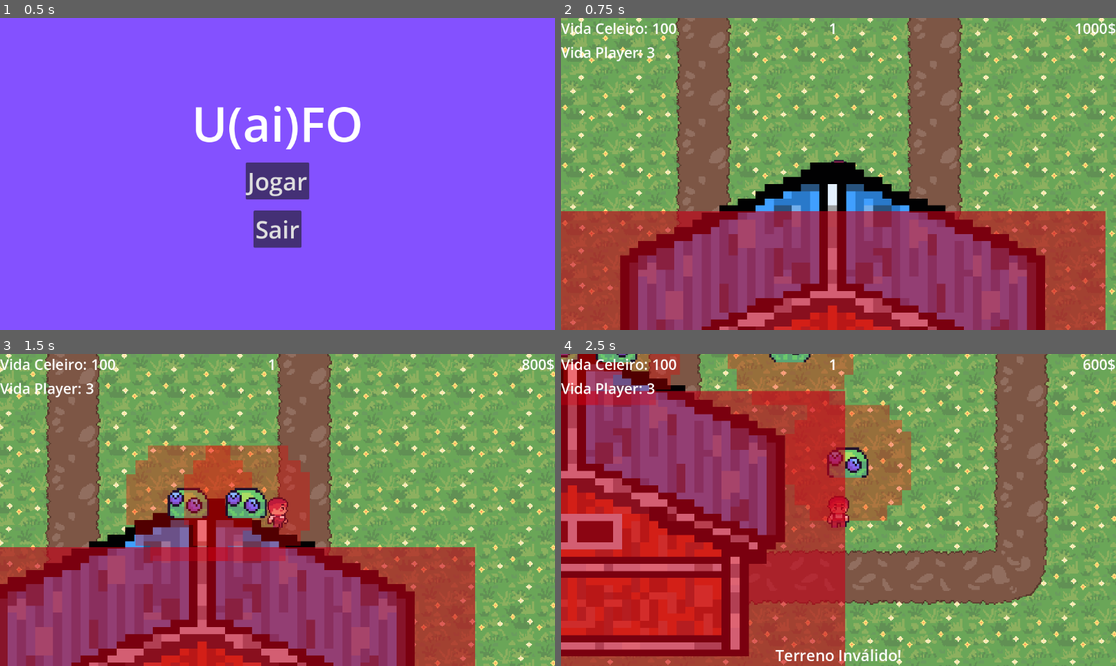
Above: before the commit, frames 1-4 (two rows, left to right).
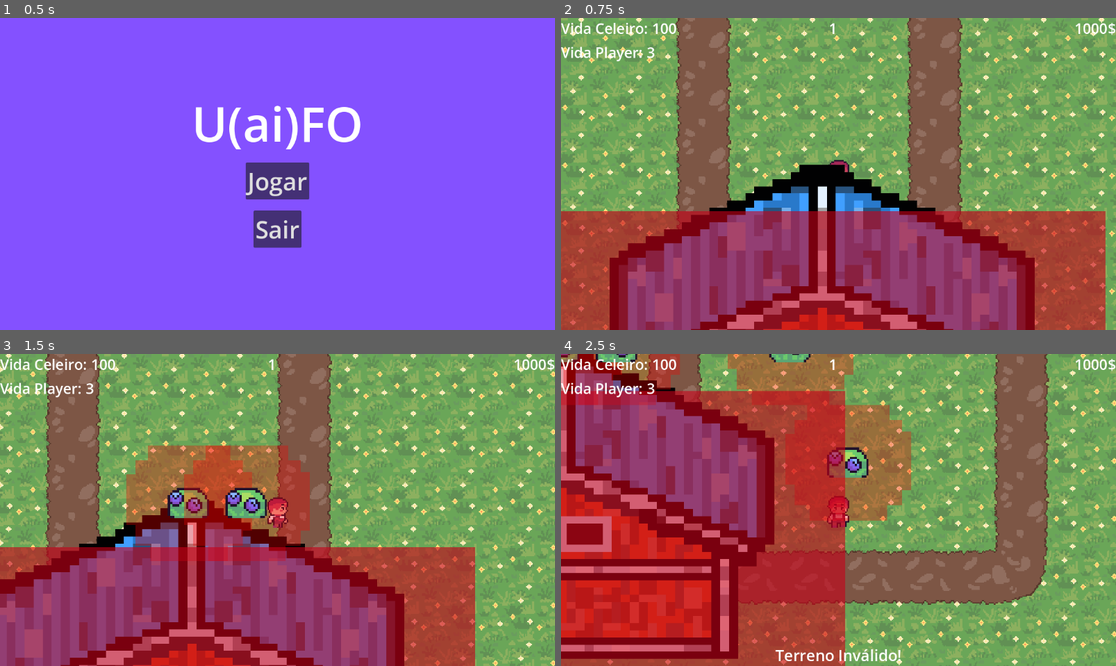
Above: after the commit, the same moments.

Repository: udagla5/UaiFO
Game: Godot game, scene res://scenes/menu.tscn
Same seed, same stepped clock (60 frames per second), same inputs: the game is played once before the commit and once after it.
Inputs (mouse positions are in pixels of both pictures, inside the frame that each line leads up to):
- Up to frame 1 (0.5 s): no input
- Up to frame 2 (0.75 s): click "Jogar" at 0.5 s
- Up to frame 3 (1.5 s): tap Enter (ui_accept) at 1.25, 1.35 s; move the mouse to (399, 494) at 1.27 s; hold Right (ui_right) from 1.28 s (still down); click (399, 494) at 1.42 s
- Up to frame 4 (2.5 s): tap Enter (ui_accept) at 1.52, 1.82, 2.27, 2.3 s; move the mouse to (727, 525) at 2.02 s; release Right (ui_right) at 2.03 s; hold Down (ui_down) from 2.03 s (still down); tap 1 at 2.1 s

Frame 1 is identical in both runs. In frame 2, 14% of the frame differs, in the area x 8-88%, y 46-100%; in frame 3, 12%; in frame 4, 16%, in the area x 0-100%, y 0-98%.

Commit message:
Feat: Sistema de tienda básica com inventário de sementes e upgrades

Diff:
--- a/project.godot
+++ b/project.godot
@@ -24,6 +24,7 @@
 enemy=""
 torres=""
 mapa=""
+player=""
 
 [input]
 
--- a/scenes/path.tscn
+++ b/scenes/path.tscn
@@ -8,6 +8,7 @@
 [ext_resource type="Texture2D" uid="uid://cog2m56pa35vf" path="res://assets/tileset.png" id="6_1kgqr"]
 [ext_resource type="PackedScene" uid="uid://dn20lo70poi8e" path="res://scenes/player.tscn" id="6_gavis"]
 [ext_resource type="Texture2D" uid="uid://cnvhcfkthrr2g" path="res://assets/celeiro.png" id="7_m0043"]
+[ext_resource type="PackedScene" uid="uid://d2o7747mcwqpl" path="res://scenes/tienda.tscn" id="9_oyo42"]
 
 [sub_resource type="TileSetAtlasSource" id="TileSetAtlasSource_wvrg6"]
 texture = ExtResource("1_jnavc")
@@ -303,6 +304,9 @@
 }
 point_count = 4
 
+[sub_resource type="RectangleShape2D" id="RectangleShape2D_1kgqr"]
+size = Vector2(96, 61)
+
 [node name="path_mapa" type="Node2D" unique_id=6637814]
 script = ExtResource("1_0xr8s")
 enemy_medio = ExtResource("2_ckofj")
@@ -317,7 +321,7 @@
 tile_map_data = PackedByteArray("AAACAAAAAQAAAAAAAAADAAAAAQAAAAAAAAAEAAAAAQAAAAAAAAAFAAAAAQABAAEAAAAGAAAAAQAAAAAAAAAHAA …(47152 unchanged characters)…
 tile_set = SubResource("TileSet_a3cq1")
 
-[node name="Player" parent="." unique_id=548720023 node_paths=PackedStringArray("respawn_point") instance=ExtResource("6_gavis")]
+[node name="Player" parent="." unique_id=548720023 node_paths=PackedStringArray("respawn_point") groups=["player"] instance=ExtResource("6_gavis")]
 position = Vector2(592, 332)
 scale = Vector2(0.6, 0.6)
 respawn_point = NodePath("../RespawnPoint")
@@ -561,6 +565,16 @@
 color = Color(1, 0, 1, 1)
 
 [node name="Celeiro" type="Sprite2D" parent="." unique_id=397269654]
-position = Vector2(583, 458)
+position = Vector2(574, 460)
 scale = Vector2(7.816406, 6.173828)
 texture = ExtResource("7_m0043")
+
+[node name="Tienda" parent="." unique_id=1489467583 instance=ExtResource("9_oyo42")]
+
+[node name="ZonaTienda" type="Area2D" parent="." unique_id=1696758391]
+
+[node name="CollisionShape2D" type="CollisionShape2D" parent="ZonaTienda" unique_id=1624573661]
+position = Vector2(592, 385.5)
+shape = SubResource("RectangleShape2D_1kgqr")
+
+[connection signal="body_entered" from="ZonaTienda" to="." method="_on_zona_tienda_body_entered"]
--- /dev/null
+++ b/scenes/tienda.tscn
@@ -0,0 +1,6 @@
+[gd_scene format=3 uid="uid://d2o7747mcwqpl"]
+
+[ext_resource type="Script" uid="uid://b7cdpikwblve7" path="res://scripts/tienda.gd" id="1_2puif"]
+
+[node name="Tienda" type="CanvasLayer" unique_id=1489467583]
+script = ExtResource("1_2puif")
--- a/scripts/GameController.gd
+++ b/scripts/GameController.gd
@@ -9,8 +9,11 @@
 signal inventario_mudou()
 
 var plantas: Array[PackedScene] = []
+var plantas_desbloqueadas: Array[bool] = []
+
 @export var capacidade_max: int = 10
 @export var slots_max: int = 2
+@export var vida_celeiro_max: int = 100
 
 # cada slot: {"planta_idx": int, "semillas": int} ou null se vazio
 var inventario: Array = []
@@ -18,10 +21,16 @@
 @export var vida_celeiro: int = 100
 @export var vida_player: int = 3
 @export var rodada_atual: int = 1
-@export var dinheiro_atual: int = 1000 #test
+@export var dinheiro_atual: int = 1000
 
 @export var penalidade_morte_base: int = 50
 @export var penalidade_morte_incremento: int = 25
+
+@export var preco_desbloquear_planta: int = 500
+@export var preco_slot_extra: int = 500
+@export var preco_ampliar_capacidade: int = 500
+@export var preco_curar_celeiro: int = 200
+@export var preco_ampliar_vida_max: int = 500
 
 var mortes_player: int = 0
 
@@ -30,6 +39,11 @@
 	inventario.fill(null)
 	adicionar_sementes(0, 5)
 	adicionar_sementes(1, 5)
+
+func inicializar_plantas() -> void:
+	plantas_desbloqueadas.clear()
+	for i in plantas.size():
+		plantas_desbloqueadas.append(i < 2)
 
 func semillas_total() -> int:
 	var total = 0
@@ -100,6 +114,86 @@
 	dinheiro_atual = max(0, dinheiro_atual - qtd)
 	dinheiro_mudou.emit(dinheiro_atual)
 
+func get_preco_semente(planta_idx: int) -> int:
+	var inst = plantas[planta_idx].instantiate()
+	var preco = inst.stats.preco
+	inst.free()
+	return preco
+
+func comprar_semente(planta_idx: int) -> bool:
+	if not plantas_desbloqueadas[planta_idx]:
+		novo_erro.emit("Planta não desbloqueada!")
+		return false
+	var preco = get_preco_semente(planta_idx)
+	if dinheiro_atual < preco:
+		novo_erro.emit("Dinheiro insuficiente!")
+		return false
+	if semillas_total() >= capacidade_max:
+		novo_erro.emit("Inventário cheio!")
+		return false
+	var slot_livre = false
+	for slot in inventario:
+		if slot == null or slot["planta_idx"] == planta_idx:
+			slot_livre = true
+			break
+	if not slot_livre:
+		novo_erro.emit("Sem slots disponíveis!")
+		return false
+	diminui_dinheiro(preco)
+	adicionar_sementes(planta_idx, 1)
+	return true
+
+func desbloquear_planta(planta_idx: int) -> bool:
+	if plantas_desbloqueadas[planta_idx]:
+		novo_erro.emit("Planta já desbloqueada!")
+		return false
+	if dinheiro_atual < preco_desbloquear_planta:
+		novo_erro.emit("Dinheiro insuficiente!")
+		return false
+	diminui_dinheiro(preco_desbloquear_planta)
+	plantas_desbloqueadas[planta_idx] = true
+	return true
+
+func comprar_slot() -> bool:
+	if dinheiro_atual < preco_slot_extra:
+		novo_erro.emit("Dinheiro insuficiente!")
+		return false
+	diminui_dinheiro(preco_slot_extra)
+	slots_max += 1
+	inventario.resize(slots_max)
+	inventario[slots_max - 1] = null
+	inventario_mudou.emit()
+	return true
+
+func ampliar_capacidade() -> bool:
+	if dinheiro_atual < preco_ampliar_capacidade:
+		novo_erro.emit("Dinheiro insuficiente!")
+		return false
+	diminui_dinheiro(preco_ampliar_capacidade)
+	capacidade_max += 5
+	inventario_mudou.emit()
+	return true
+
+func curar_celeiro() -> bool:
+	if dinheiro_atual < preco_curar_celeiro:
+		novo_erro.emit("Dinheiro insuficiente!")
+		return false
+	if vida_celeiro >= vida_celeiro_max:
+		novo_erro.emit("Celeiro com vida cheia!")
+		return false
+	diminui_dinheiro(preco_curar_celeiro)
+	vida_celeiro = min(vida_celeiro + 25, vida_celeiro_max)
+	vida_celeiro_mudou.emit(vida_celeiro)
+	return true
+
+func ampliar_vida_max_celeiro() -> bool:
+	if dinheiro_atual < preco_ampliar_vida_max:
+		novo_erro.emit("Dinheiro insuficiente!")
+		return false
+	diminui_dinheiro(preco_ampliar_vida_max)
+	vida_celeiro_max += 25
+	return true
+
 func enviar_mensagem_erro(mensagem: String) -> void:
 	novo_erro.emit(mensagem)
 
@@ -109,7 +203,7 @@
 
 func reset_game():
 	vida_player = 3
-	vida_celeiro = 100
+	vida_celeiro = vida_celeiro_max
 	dinheiro_atual = 400
 	rodada_atual = 1
 	mortes_player = 0
--- a/scripts/main.gd
+++ b/scripts/main.gd
@@ -6,12 +6,7 @@
 @export var enemy_leve: PackedScene
 @export var enemy_pesado: PackedScene
 
-@onready var entradas: Array = [
-	[$PathA1, $PathA2],
-	[$PathB1, $PathB2],
-	[$PathC1, $PathC2],
-	[$PathD1, $PathD2],
-]
+@onready var entradas: Array = [$PathA1, $PathB1, $PathC1, $PathD1]
 
 const RODADAS_DESBLOQUEIO = {2: 1, 5: 2, 8: 3}  # rodada: índice da entrada desbloqueada
 
@@ -106,8 +101,7 @@
 	]
 
 func _spawn_enemy():
-	var caminhos: Array = _sorteio_ponderado(entradas_ativas, pesos_ativos)
-	var path: Path2D = caminhos.pick_random()
+	var path: Path2D = _sorteio_ponderado(entradas_ativas, pesos_ativos)
 
 	# crea el PathFollow2D y lo agrega al camino
 	var follow = PathFollow2D.new()
@@ -135,3 +129,7 @@
 			return opcoes[i]
 
 	return opcoes[-1]
+
+func _on_zona_tienda_body_entered(body: Node2D) -> void:
+	if body.is_in_group("player"):
+		$Tienda.abrir()
--- a/scripts/player.gd
+++ b/scripts/player.gd
@@ -19,6 +19,7 @@
 
 func _ready() -> void:
 	GameController.plantas = plantas
+	GameController.inicializar_plantas()
 	GameController.player_morreu.connect(_on_player_morreu)
 
 func _unhandled_input(event: InputEvent) -> void:
@@ -106,16 +107,10 @@
 	var tower_scene: PackedScene = GameController.plantas[slot["planta_idx"]]
 	var new_tower = tower_scene.instantiate()
 
-	if GameController.dinheiro_atual < new_tower.stats.preco:
-		new_tower.free()
-		GameController.novo_erro.emit("Dinheiro insuficiente!")
-		return
-
-	# 4. Verifica economia e constrói
+	# 4. Constrói e desconta semente
 	get_parent().add_child(new_tower)
 	new_tower.global_position = posicao_alvo_global
 	new_tower.add_to_group("torres")
-	GameController.diminui_dinheiro(new_tower.stats.preco)
 	GameController.usar_semente(planta_selecionada)
 
 func _on_area_2d_body_entered(body: Node2D) -> void:
--- /dev/null
+++ b/scripts/tienda.gd
@@ -0,0 +1,128 @@
+extends CanvasLayer
+
+var _semillas_vbox: VBoxContainer
+var _plantas_vbox: VBoxContainer
+
+func _ready() -> void:
+	visible = false
+	_construir_ui()
+	GameController.inventario_mudou.connect(_actualizar)
+	GameController.dinheiro_mudou.connect(_actualizar.unbind(1))
+
+func abrir() -> void:
+	visible = true
+	_actualizar()
+
+func fechar() -> void:
+	visible = false
+
+func _construir_ui() -> void:
+	var panel = Panel.new()
+	panel.set_anchors_preset(Control.PRESET_CENTER)
+	panel.size = Vector2(420, 520)
+	panel.position = Vector2(-210, -260)
+	add_child(panel)
+
+	var vbox = VBoxContainer.new()
+	vbox.set_anchors_and_offsets_preset(Control.PRESET_FULL_RECT, Control.PRESET_MODE_MINSIZE, 12)
+	panel.add_child(vbox)
+
+	var titulo = Label.new()
+	titulo.text = "TIENDA"
+	titulo.horizontal_alignment = HORIZONTAL_ALIGNMENT_CENTER
+	vbox.add_child(titulo)
+
+	var tabs = TabContainer.new()
+	tabs.size_flags_vertical = Control.SIZE_EXPAND_FILL
+	vbox.add_child(tabs)
+
+	# --- Tab Semillas ---
+	var scroll_sem = ScrollContainer.new()
+	scroll_sem.name = "Sementes"
+	scroll_sem.size_flags_vertical = Control.SIZE_EXPAND_FILL
+	tabs.add_child(scroll_sem)
+	_semillas_vbox = VBoxContainer.new()
+	scroll_sem.add_child(_semillas_vbox)
+
+	# --- Tab Plantas ---
+	var scroll_pl = ScrollContainer.new()
+	scroll_pl.name = "Plantas"
+	scroll_pl.size_flags_vertical = Control.SIZE_EXPAND_FILL
+	tabs.add_child(scroll_pl)
+	_plantas_vbox = VBoxContainer.new()
+	scroll_pl.add_child(_plantas_vbox)
+
+	# --- Tab Upgrades ---
+	var upgrades_vbox = VBoxContainer.new()
+	upgrades_vbox.name = "Upgrades"
+	tabs.add_child(upgrades_vbox)
+
+	_agregar_boton(upgrades_vbox,
+		"Slot extra (%d$)" % GameController.preco_slot_extra,
+		func(): _on_comprar(GameController.comprar_slot))
+
+	_agregar_boton(upgrades_vbox,
+		"Ampliar capacidad +5 (%d$)" % GameController.preco_ampliar_capacidade,
+		func(): _on_comprar(GameController.ampliar_capacidade))
+
+	_agregar_boton(upgrades_vbox,
+		"Curar celeiro +25 HP (%d$)" % GameController.preco_curar_celeiro,
+		func(): _on_comprar(GameController.curar_celeiro))
+
+	_agregar_boton(upgrades_vbox,
+		"Vida máx celeiro +25 (%d$)" % GameController.preco_ampliar_vida_max,
+		func(): _on_comprar(GameController.ampliar_vida_max_celeiro))
+
+	# --- Botón cerrar ---
+	var btn_fechar = Button.new()
+	btn_fechar.text = "Fechar"
+	btn_fechar.pressed.connect(fechar)
+	vbox.add_child(btn_fechar)
+
+func _actualizar() -> void:
+	if not visible:
+		return
+	_rellenar_semillas()
+	_rellenar_plantas()
+
+func _rellenar_semillas() -> void:
+	for child in _semillas_vbox.get_children():
+		child.queue_free()
+	for i in GameController.plantas.size():
+		if not GameController.plantas_desbloqueadas[i]:
+			continue
+		var preco = GameController.get_preco_semente(i)
+		var slot_info = ""
+		for slot in GameController.inventario:
+			if slot != null and slot["planta_idx"] == i:
+				slot_info = " [%d sem.]" % slot["semillas"]
+				break
+		_agregar_boton(_semillas_vbox,
+			"Planta %d — 1 semente (%d$)%s" % [i + 1, preco, slot_info],
+			func(): GameController.comprar_semente(i))
+
+func _rellenar_plantas() -> void:
+	for child in _plantas_vbox.get_children():
+		child.queue_free()
+	var alguma = false
+	for i in GameController.plantas.size():
+		if GameController.plantas_desbloqueadas[i]:
+			continue
+		alguma = true
+		_agregar_boton(_plantas_vbox,
+			"Desbloquear planta %d (%d$)" % [i + 1, GameController.preco_desbloquear_planta],
+			func(): _on_comprar(func(): return GameController.desbloquear_planta(i)))
+	if not alguma:
+		var lbl = Label.new()
+		lbl.text = "Todas as plantas desbloqueadas"
+		_plantas_vbox.add_child(lbl)
+
+func _agregar_boton(parent: Control, texto: String, callback: Callable) -> void:
+	var btn = Button.new()
+	btn.text = texto
+	btn.pressed.connect(callback)
+	parent.add_child(btn)
+
+func _on_comprar(metodo: Callable) -> void:
+	metodo.call()
+	_actualizar()
Not shown, added: scripts/tienda.gd.uid
